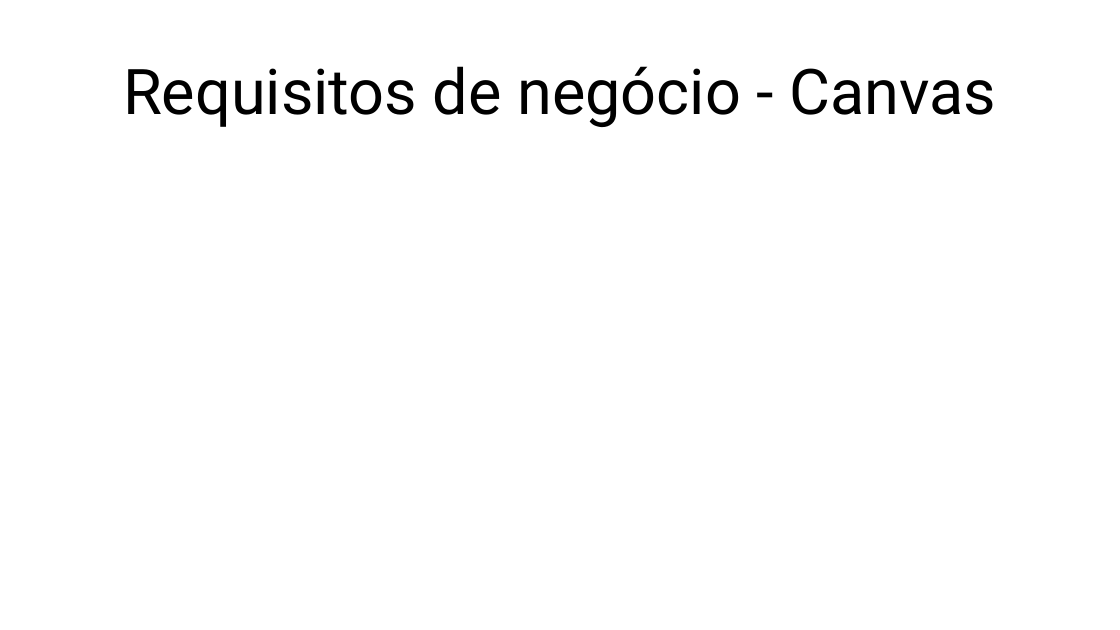
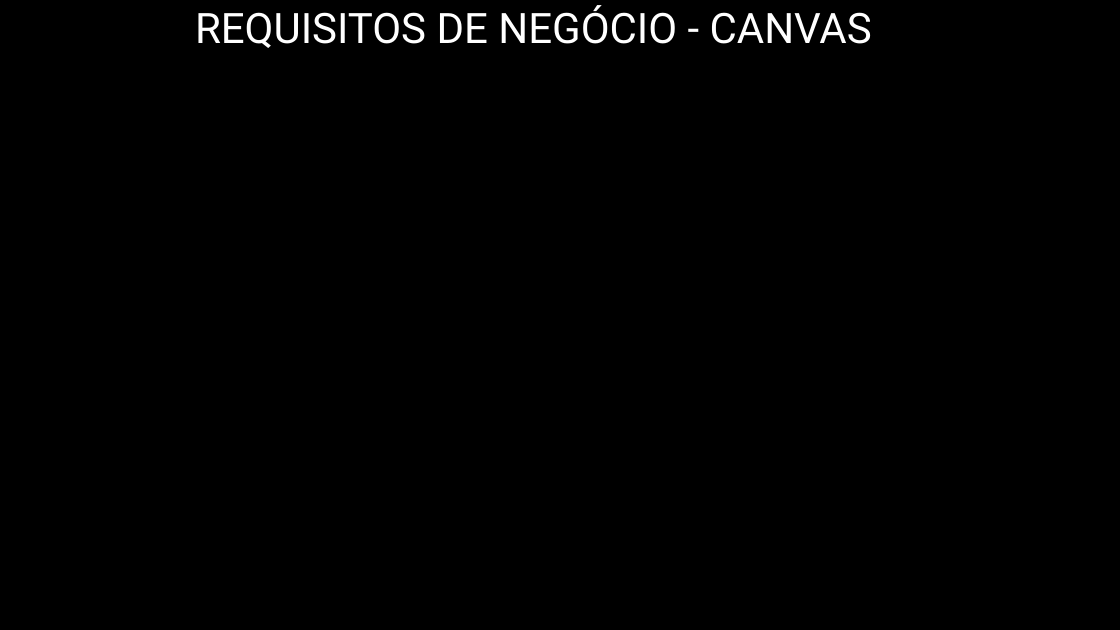
Before and after one commit to lucassilva68/ProjetoII, a slide deck: slide 6 of Documentação/Projeto Monitoramento.pptx (slide 3 before the commit). Drawn at 1120x630 pixels with LibreOffice and Linux fonts; fonts in the diff are those of the drawing; background and template pictures are left out. Boxes give left, top, right and bottom in pixels: in the first picture for what was removed or moved away, otherwise in the second. Text is boxed around its words. In the diff, an @@ line names an element or a change of style, - is before the commit and + after.

```diff
--- a/Documentação/Projeto Monitoramento.pptx
+++ b/Documentação/Projeto Monitoramento.pptx
@@ background #FFFFFF to picture (left out) @@
@@ title at (195,5,872,48): text changed; size 54 to 36 pt; text colour #000000 to #FFFFFF @@
-Requisitos de negócio - Canvas
+REQUISITOS DE NEGÓCIO - CANVAS
```
Also in this commit, not shown: 3 other slides changed, 5 slides added, 1 slide removed.
